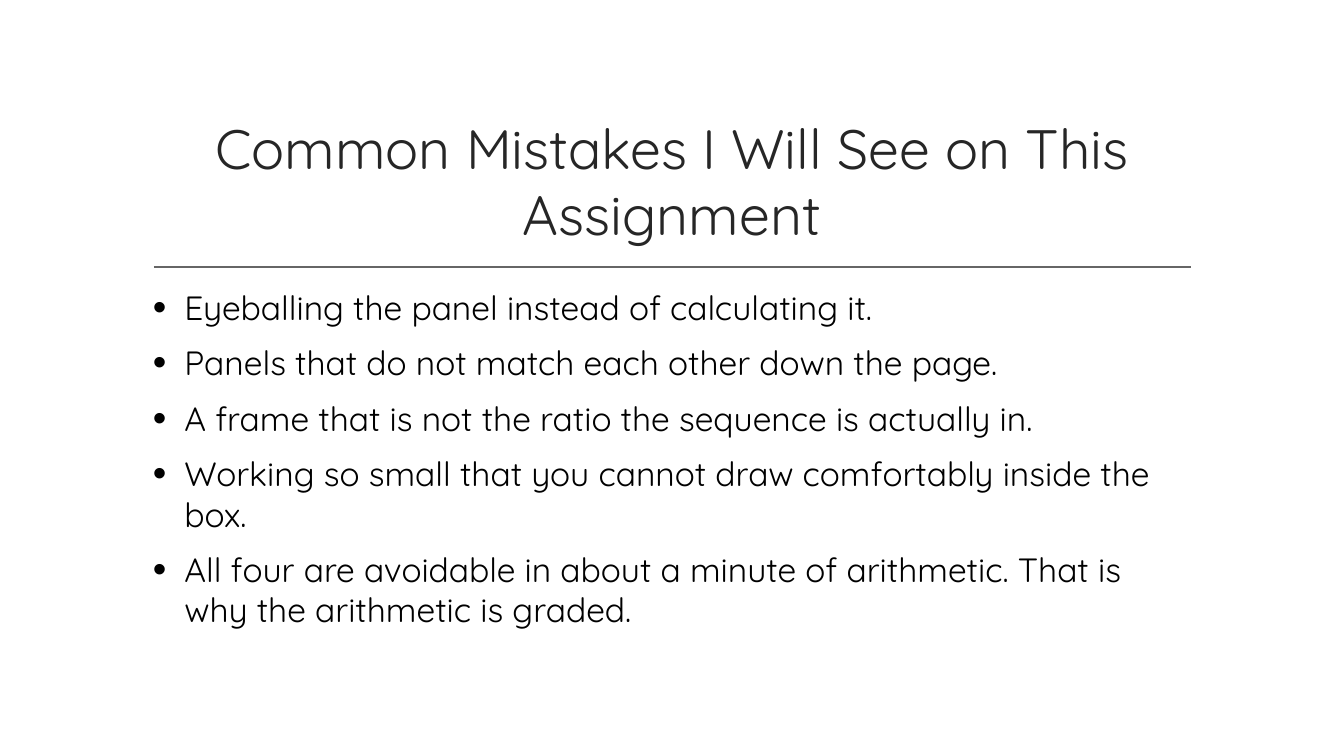
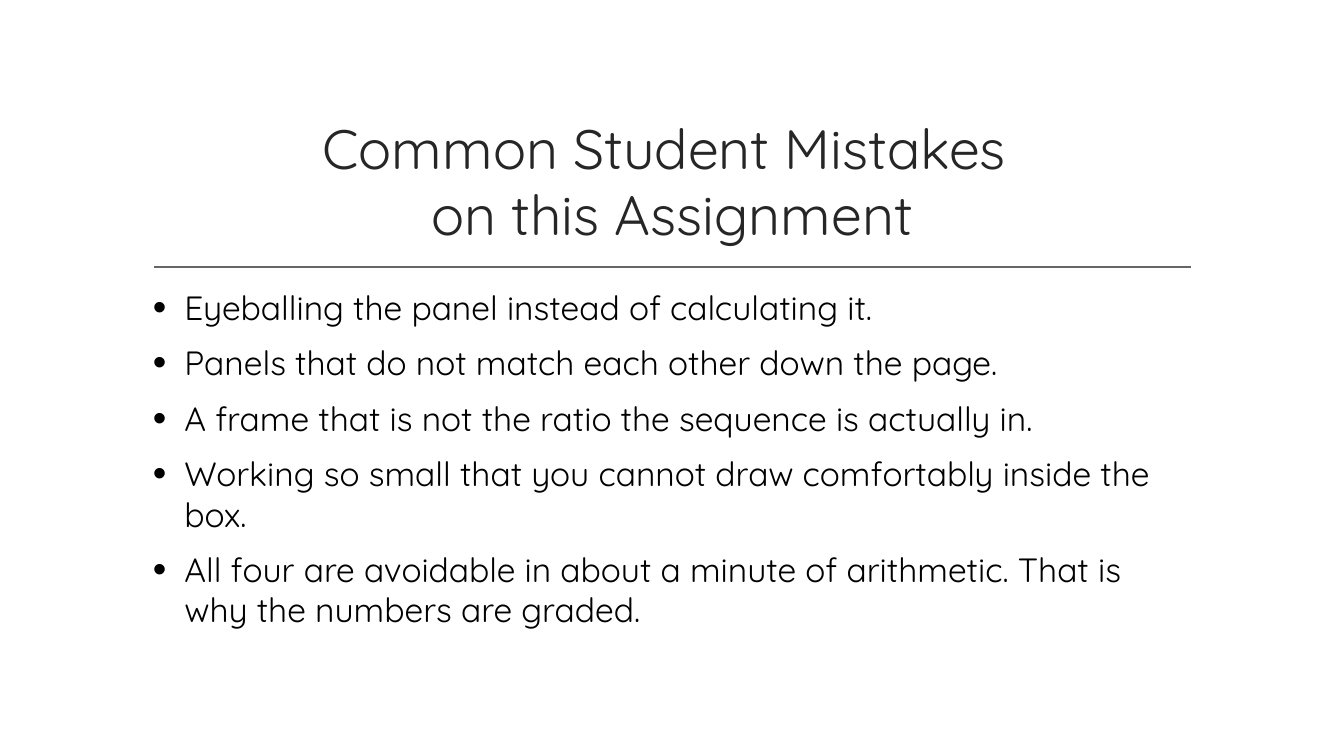
Before and after one commit to dcoes/Classes, a slide deck: slide 33 of Storyboarding/NewLectures/02_AspectRatios_REVISED.pptx. Drawn at 1344x756 pixels with LibreOffice and Linux fonts; fonts in the diff are those of the drawing; background and template pictures are left out. Boxes give left, top, right and bottom in pixels: in the first picture for what was removed or moved away, otherwise in the second. Text is boxed around its words. In the diff, an @@ line names an element or a change of style, - is before the commit and + after.

```diff
--- a/Storyboarding/NewLectures/02_AspectRatios_REVISED.pptx
+++ b/Storyboarding/NewLectures/02_AspectRatios_REVISED.pptx
@@ title at [323, 128, 1006, 246]: text changed @@
-Common Mistakes I Will See on This Assignment
+Common Student Mistakes
+on this Assignment
@@ text at [184, 557, 1121, 629]: text changed @@
-• All four are avoidable in about a minute of arithmetic. That is why the arithmetic is graded.
+• All four are avoidable in about a minute of arithmetic. That is why the numbers are graded.
```
Also in this commit, not shown: 12 other slides changed.
